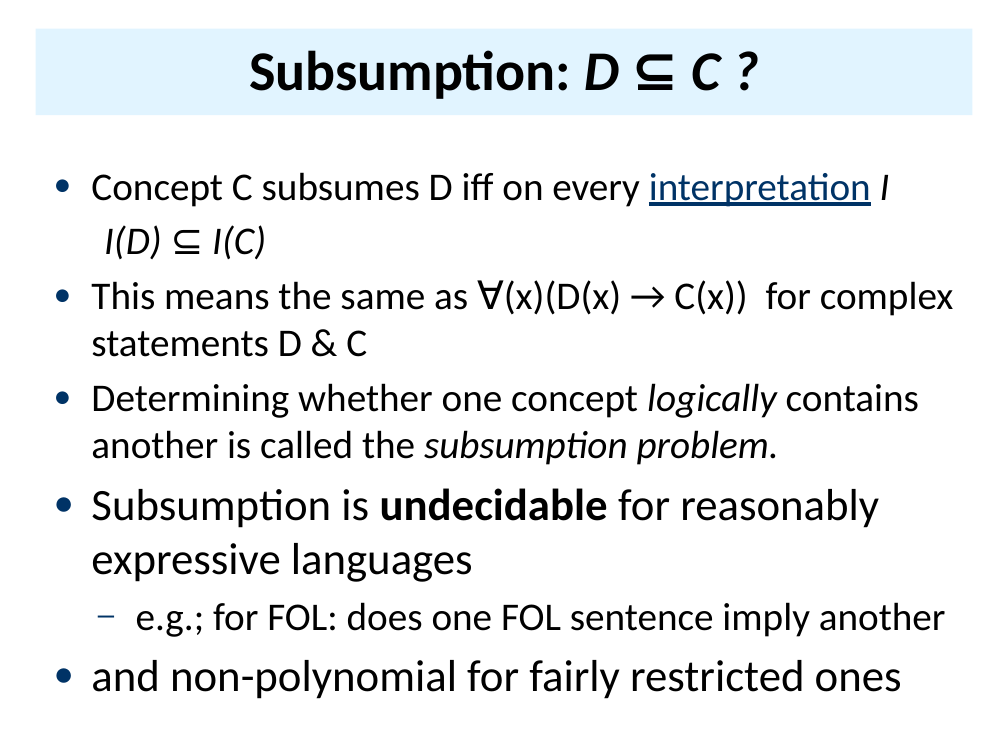
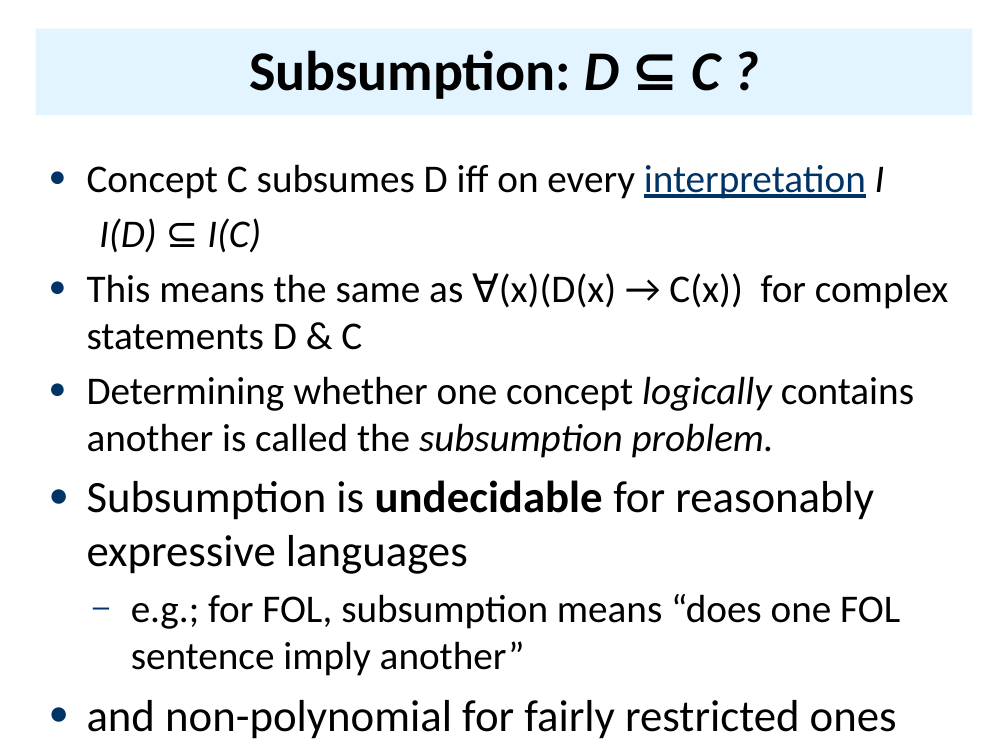
Before and after one commit to UMBC-CMSC-491-691-F19-Knowledge-Graphs/class_material, a slide deck: slide 15 of notes/08_dl/08dl.pptx (slide 14 before the commit). Drawn at 1008x756 pixels with LibreOffice and Linux fonts; fonts in the diff are those of the drawing. Boxes give left, top, right and bottom in pixels: in the first picture for what was removed or moved away, otherwise in the second. Text is boxed around its words. In the diff, an @@ line names an element or a change of style, - is before the commit and + after.

```diff
--- a/notes/08_dl/08dl.pptx
+++ b/notes/08_dl/08dl.pptx
@@ text "Concept C subsumes D iff ...": place and size @@
-text "Concept C subsumes D iff ..." at (91, 172, 954, 699)
+text "Concept C subsumes D iff ..." at (87, 164, 949, 739)
@@ text at (131, 594, 900, 676): text changed @@
-  – e.g.; for FOL: does one FOL sentence imply another
+  – e.g.; for FOL, subsumption means “does one FOL sentence imply another”
```
Also in this commit, not shown: 15 other slides changed, 3 slides added, 3 other files.
